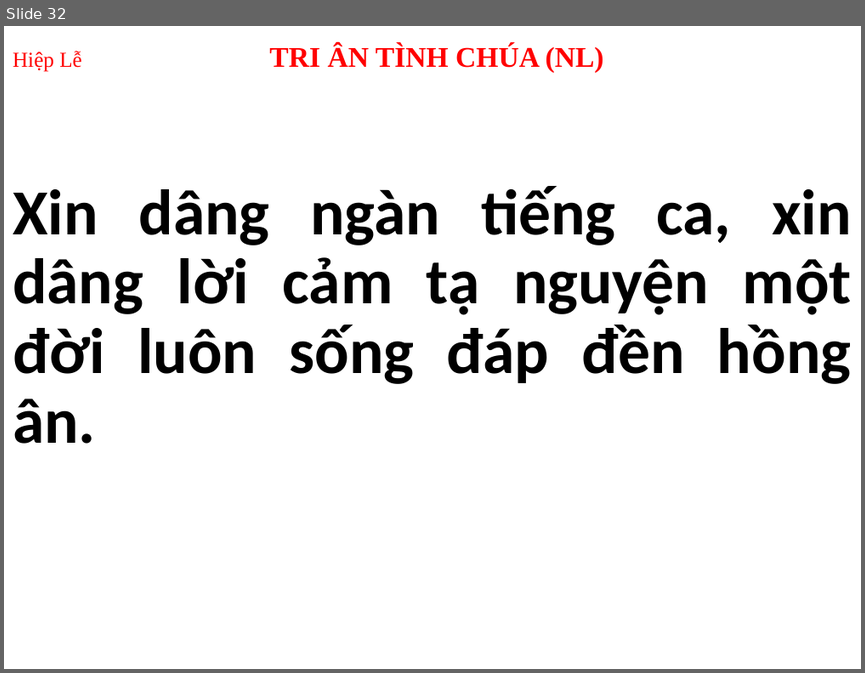
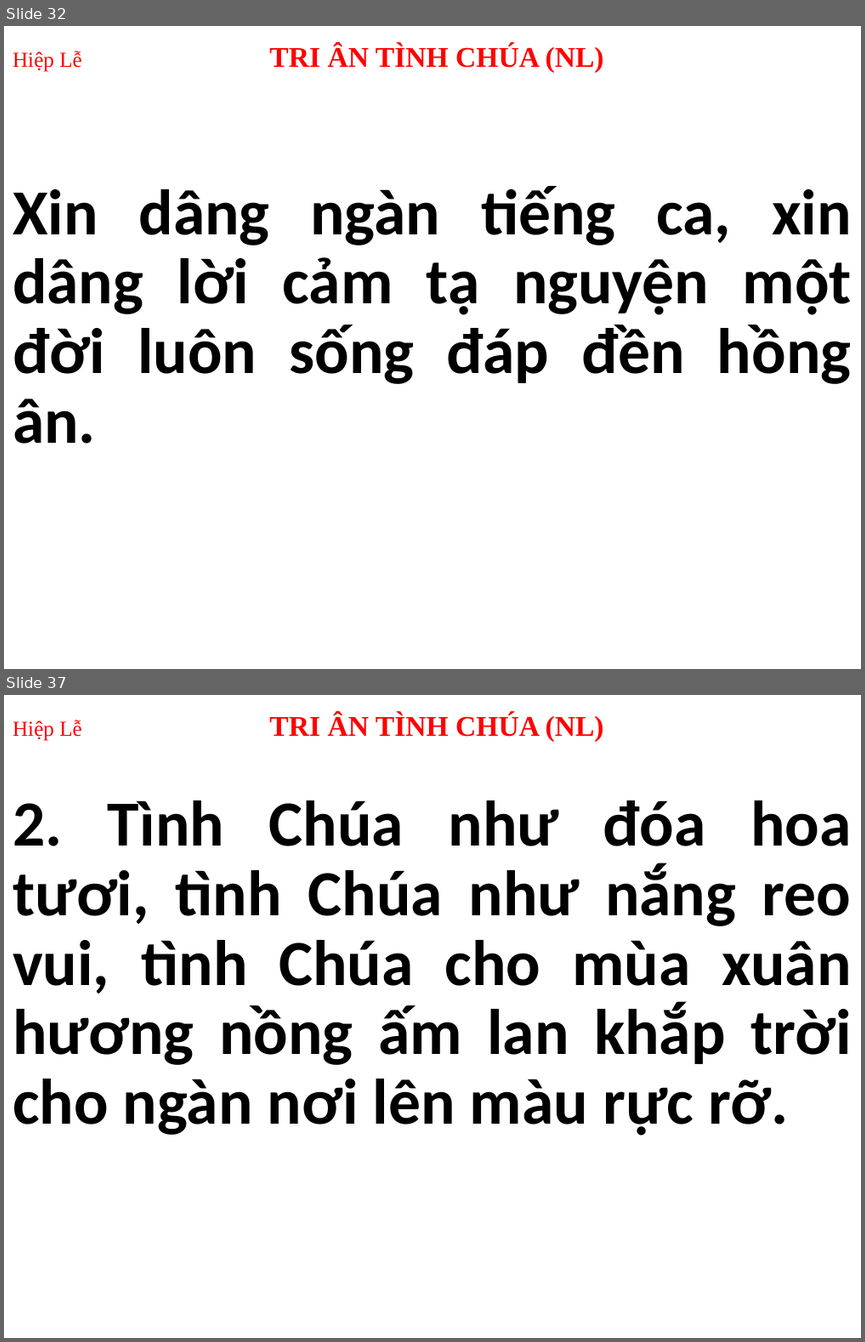
Before and after one commit to peteranh99/usb-songs, a slide deck: Thứ 3.pptx. Shown one above the other, each under a label of ours: slide 32 before the commit, slides 32 and 37 after it; the slides between them are not shown. The pictures are 865x673 and 865x1342 pixels, drawn with LibreOffice and Linux fonts; fonts in the diff are those of the drawing. Boxes give left, top, right and bottom in pixels: in the first picture for what was removed or moved away, otherwise in the second. Text is boxed around its words. In the diff, an @@ line names an element or a change of style, - is before the commit and + after.

```diff
--- a/Thứ 3.pptx
+++ b/Thứ 3.pptx
@@ slide 37 added at <box>4,695,861,1338</box>, background #FFFFFF @@
@@ title added at <box>12,713,604,741</box>, 24 pt, text #FF0000, bold @@
+Hiệp Lễ TRI ÂN TÌNH CHÚA (NL)
@@ subtitle added at <box>12,800,851,1135</box>, 54 pt, text #1F1F1F, bold @@
+2. Tình Chúa như đóa hoa tươi, tình Chúa như nắng reo vui, tình Chúa cho mùa xuân hương nồng ấm lan khắp trời cho ngàn nơi lên màu rực rỡ.
```
Also in this commit, not shown: 33 other slides changed, 11 other slides added, 2 other files.
